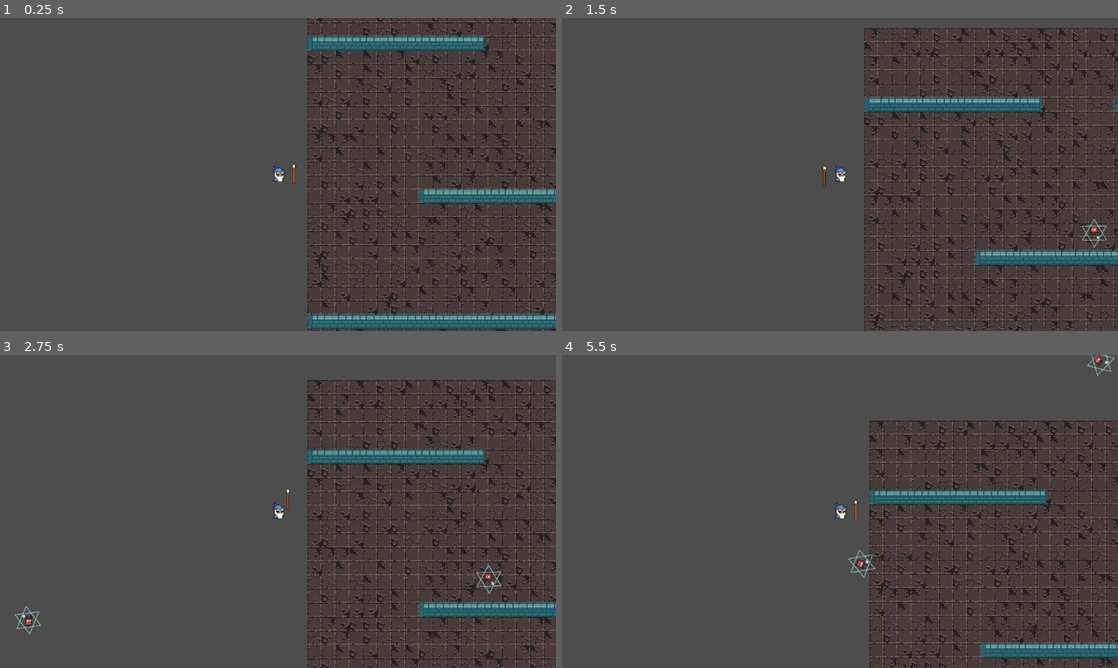
Above: before the commit, frames 1-4 (two rows, left to right).
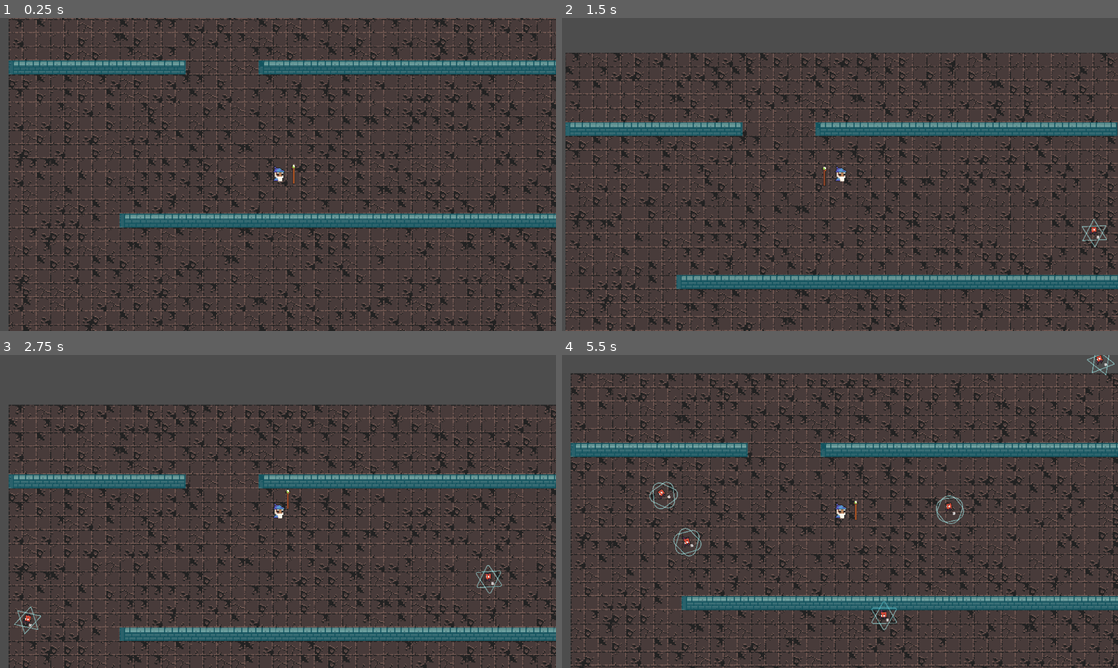
Above: after the commit, the same moments.

Repository: GianiStatie/GGJ-2025
Game: Godot game, scene res://main.tscn
The game is run twice, just before and just after one commit, with the same random seed, the same clock (stepped at 60 frames per second) and the same inputs. The engine's default icon, where the game draws it, is replaced by a stand-in: a white triangle on a blue panel in a dark square.
Inputs (mouse positions are in pixels of both pictures, inside the frame that each line leads up to):
- Up to frame 1 (0.25 s): no input
- Up to frame 2 (1.5 s): tap Enter (ui_accept) at 0.5, 0.77 s; move the mouse to (962, 158) at 0.52 s; hold W (up) 0.53-1.28 s; tap A (a) at 0.6 s; tap D (d) at 0.8, 1.35 s; move the mouse to (728, 190) at 1.27 s; hold S (down) from 1.28 s (still down)
- Up to frame 3 (2.75 s): tap Enter (ui_accept) at 1.52 s; tap A (a) at 1.55, 2.1 s; move the mouse to (333, 442) at 2.02 s; release S (down) at 2.03 s; hold W (up) from 2.03 s (still down); tap D (d) at 2.3 s
- Up to frame 4 (5.5 s): move the mouse to (812, 574) at 2.77 s; tap D (d) at 2.85, 3.8, 5.3 s; tap Enter (ui_accept) at 3.02, 3.77, 4.52 s; tap A (a) at 3.05, 4.55, 5.1 s; move the mouse to (1006, 558) at 3.52 s; release W (up) at 3.53 s; hold Alt (left) 3.53-5.03 s; click (1006, 558) at 3.6 s; move the mouse to (673, 464) at 4.27 s; tap Shift (shift) at 4.35 s; move the mouse to (867, 511) at 5.02 s; hold S (down) from 5.03 s (still down)

The runs differ from the first frame. In frame 1, 40% of the frame differs, in the area x 1-100%, y 0-100%; in frame 2, 36%; in frame 3, 35%; in frame 4, 37%.

Commit message:
updated code

Diff:
--- a/effects/bubble_dead_particles.tscn
+++ b/effects/bubble_dead_particles.tscn
@@ -3,14 +3,24 @@
 [ext_resource type="Texture2D" uid="uid://xxvscduakhk6" path="res://assets/bubbles/4x4-bubble-export.png" id="1_g153f"]
 
 [node name="BubbleDead" type="CPUParticles2D"]
+amount = 16
 lifetime = 0.2
 randomness = 0.66
 texture = ExtResource("1_g153f")
 emission_shape = 1
-emission_sphere_radius = 14.45
+emission_sphere_radius = 24.0
 direction = Vector2(-1, 0)
 gravity = Vector2(0, -980)
 color = Color(0.682808, 1, 0.997924, 1)
+
+[node name="CPUParticles2D" type="CPUParticles2D" parent="."]
+amount = 12
+lifetime = 0.1
+speed_scale = 0.7
+randomness = 0.4
+emission_shape = 1
+emission_sphere_radius = 14.0
+gravity = Vector2(0, -980)
 
 [node name="Timer" type="Timer" parent="."]
 wait_time = 0.2
--- a/enemies/enemy.gd
+++ b/enemies/enemy.gd
@@ -1,8 +1,9 @@
 extends RigidBody2D
 
 @export var speed = 50
+@onready var animation_player = $AnimationPlayer
 
-var max_health: float = 30
+var max_health: float = 100
 var health: float = max_health : set = _on_health_changed
 var damage: float = 10
 var isPlayerCollision = false
@@ -20,6 +21,7 @@
 		var progression = value / max_health
 		player_health_perc_changed.emit(progression)
 		health = new_health
+		animation_player.play("Damaged")
 	if health <= 0:
 		queue_free()
 
--- a/enemies/enemy.tscn
+++ b/enemies/enemy.tscn
@@ -71,9 +71,47 @@
 [sub_resource type="RectangleShape2D" id="RectangleShape2D_drcl6"]
 size = Vector2(10, 10)
 
+[sub_resource type="Animation" id="Animation_h4ldp"]
+resource_name = "Damaged"
+length = 0.4
+step = 0.15
+tracks/0/type = "value"
+tracks/0/imported = false
+tracks/0/enabled = true
+tracks/0/path = NodePath("Sprite2D:self_modulate")
+tracks/0/interp = 1
+tracks/0/loop_wrap = true
+tracks/0/keys = {
+"times": PackedFloat32Array(0, 0.142857, 0.285714),
+"transitions": PackedFloat32Array(1, 1, 1),
+"update": 0,
+"values": [Color(1, 1, 1, 1), Color(100, 100, 100, 1), Color(1, 1, 1, 1)]
+}
+
+[sub_resource type="Animation" id="Animation_lf7y1"]
+length = 0.001
+tracks/0/type = "value"
+tracks/0/imported = false
+tracks/0/enabled = true
+tracks/0/path = NodePath("Sprite2D:self_modulate")
+tracks/0/interp = 1
+tracks/0/loop_wrap = true
+tracks/0/keys = {
+"times": PackedFloat32Array(0),
+"transitions": PackedFloat32Array(1),
+"update": 0,
+"values": [Color(1, 1, 1, 1)]
+}
+
+[sub_resource type="AnimationLibrary" id="AnimationLibrary_oukyu"]
+_data = {
+"Damaged": SubResource("Animation_h4ldp"),
+"RESET": SubResource("Animation_lf7y1")
+}
+
 [node name="Enemy" type="RigidBody2D" groups=["enemy_group"]]
 collision_layer = 2
-collision_mask = 0
+collision_mask = 5
 gravity_scale = 0.0
 script = ExtResource("1_chkg3")
 
@@ -92,5 +130,11 @@
 
 [node name="PentagramBubble" parent="." instance=ExtResource("3_28lgp")]
 
+[node name="AnimationPlayer" type="AnimationPlayer" parent="."]
+libraries = {
+"": SubResource("AnimationLibrary_oukyu")
+}
+
+[connection signal="player_health_perc_changed" from="." to="PentagramBubble" method="_on_enemy_player_health_perc_changed"]
 [connection signal="tree_exiting" from="." to="." method="_on_tree_exiting"]
 [connection signal="timeout" from="BounceTimer" to="." method="_on_bounce_timer_timeout"]
--- a/enemies/enemy_shape.gd
+++ b/enemies/enemy_shape.gd
@@ -5,7 +5,7 @@
 # Radius of the circle
 var radius: float = 16
 # Duration of the transition
-var morph_duration: float = 2.0
+var morph_duration: float = 0.2
 
 # Internal variables
 var current_shape: Array = []
--- a/main.tscn
+++ b/main.tscn
@@ -13,5 +13,6 @@
 [node name="Node" parent="." instance=ExtResource("2_pkjkf")]
 
 [node name="player" parent="." instance=ExtResource("3_sit2e")]
+position = Vector2(344, -28)
 
 [node name="Spawner" parent="." instance=ExtResource("4_dcpxf")]
Not shown: 1 places in effects/pentagram_bubble.tscn that only renumber resources
Not shown: 1 places in enemies/enemy.tscn that only renumber resources
Not shown: 1 places in main.tscn that only renumber resources
Not shown: 1 places in player/attacks/attack1.tscn that only renumber resources
Not shown: 1 places in player/player.tscn that only renumber resources
